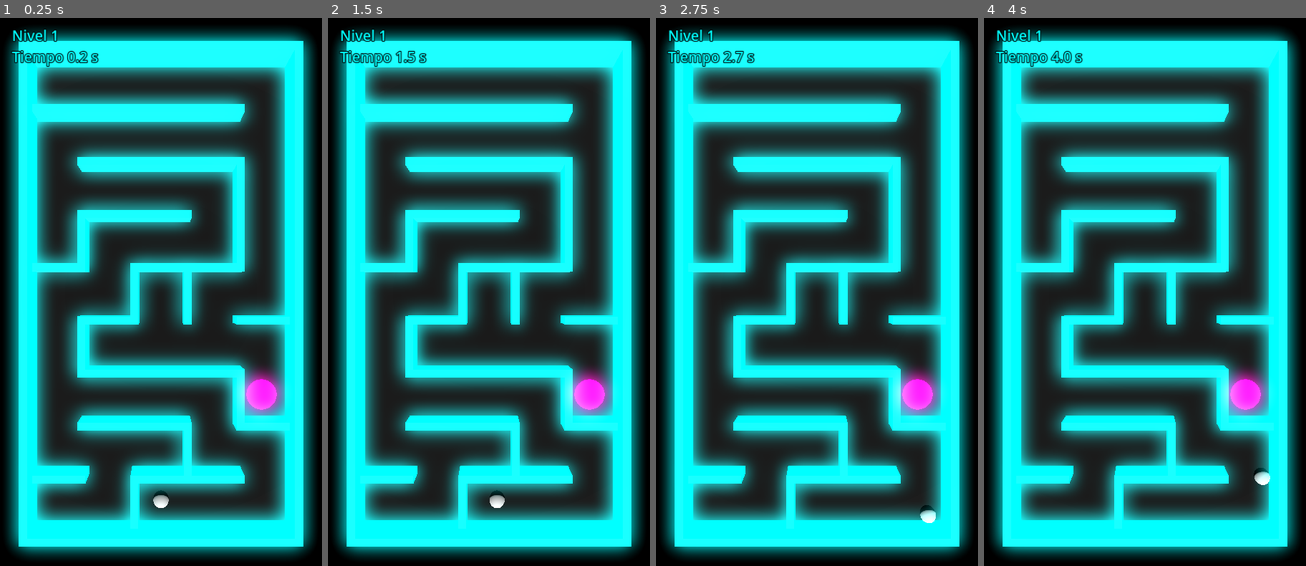
Above: before the commit, frames 1-4 (left to right).
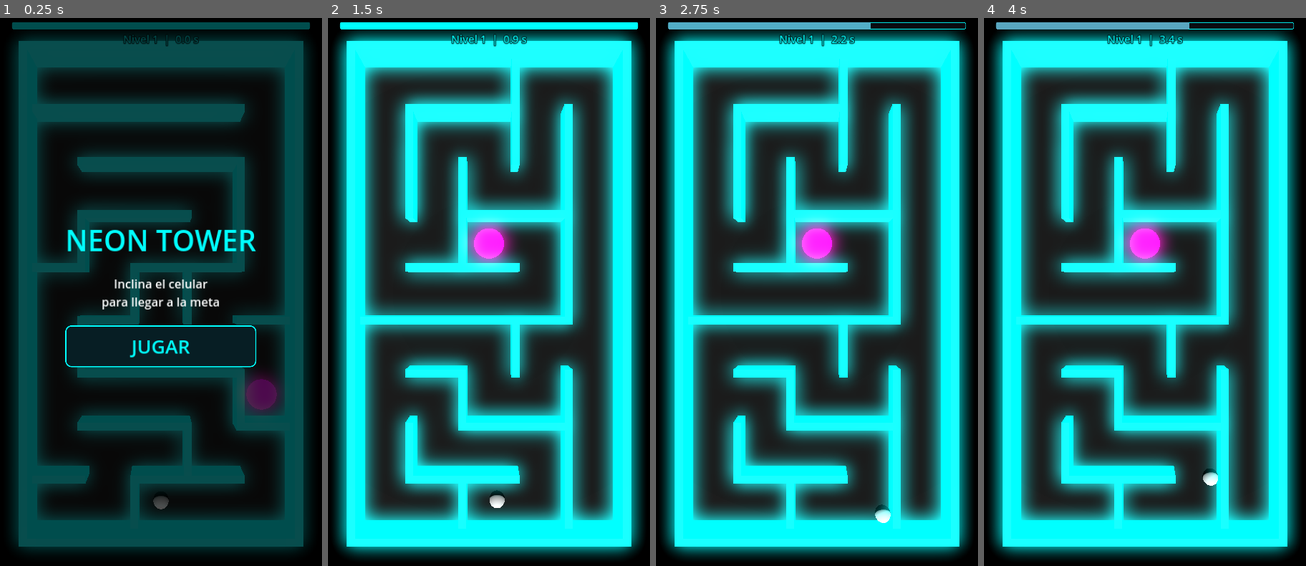
Above: after the commit, the same moments.

Repository: FranJBDev/Neon-Tower-Ball-Climb
Game: Godot game, scene res://scenes/labyrinth.tscn
Same seed, same stepped clock (60 frames per second), same inputs: the game is played once before the commit and once after it.
Inputs (mouse positions are in pixels of both pictures, inside the frame that each line leads up to):
- Up to frame 1 (0.25 s): no input
- Up to frame 2 (1.5 s): click (489, 346) at 0.5 s, where only the run after the commit has a clickable "JUGAR"; tap Enter at 1.25 s; hold Right (ui_right) from 1.28 s (still down)
- Up to frame 3 (2.75 s): release Right (ui_right) at 2.03 s; hold Down (ui_down) from 2.03 s (still down)
- Up to frame 4 (4 s): release Down (ui_down) at 2.78 s; hold Right (ui_right) 2.78-3.53 s; hold Up (ui_up) from 3.53 s (still down)

The runs differ from the first frame. In frame 1, 81% of the frame differs, in the area x 2-98%, y 0-99%; in frame 2, 32%; in frame 3, 32%; in frame 4, 31%.

Commit message:
Add: LIfe bar that decrease when ball hit the walls and starting screen

Diff:
--- a/scenes/ball.gd
+++ b/scenes/ball.gd
@@ -62,6 +62,9 @@
 	_sonido.pitch_scale = randf_range(0.9, 1.1)
 	_sonido.play()
 	Input.vibrate_handheld(int(lerpf(20.0, 60.0, f)), f)
+	var padre := get_parent()
+	if padre and padre.has_method("recibir_golpe"):
+		padre.call("recibir_golpe", impacto)
 
 
 func _crear_sonido_choque() -> AudioStreamWAV:
--- a/scenes/labyrinth.gd
+++ b/scenes/labyrinth.gd
@@ -9,10 +9,11 @@
 @export var material_pared: Material
 @export var bola: RigidBody3D
 
-var _nivel := 1
-var _tiempo := 0.0
-var _mejor := -1.0
-var _etiqueta: Label
+@export_group("Vida")
+@export var vida_max := 100.0
+@export var dano_por_impacto := 3.0   # daño por cada m/s de impacto
+@export var escalado_dano := 0.2      # +20% de daño por nivel
+@export var curacion_por_nivel := 0.4 # recupera 40% al pasar de nivel
 
 var _contenedor: Node3D
 var _mat: Material
@@ -20,16 +21,201 @@
 var _rng := RandomNumberGenerator.new()
 var _celda_inicio := Vector2i.ZERO
 
+var _nivel := 1
+var _tiempo := 0.0
+var _mejor := -1.0
+var _vida := 100.0
+
+var _etiqueta: Label
+var _barra: ProgressBar
+var _estilo_barra: StyleBoxFlat
+
+var _menu: CanvasLayer
+var _menu_titulo: Label
+var _menu_detalle: Label
+var _menu_boton: Button
+
 
 func _ready():
 	if bola == null:
-		bola = get_node_or_null("Ball") as RigidBody3D
+		for hijo in get_children():
+			if hijo is RigidBody3D:
+				bola = hijo as RigidBody3D
+	_vida = vida_max
+	_crear_hud()
+	_crear_menu()
 	generar()
-	_crear_hud()
+	_mostrar_menu("NEON TOWER", "Inclina el celular\npara llegar a la meta", "JUGAR")
+
 
 func _process(delta):
 	_tiempo += delta
 	_actualizar_hud()
+
+
+# ---------- Flujo del juego ----------
+
+func _iniciar_partida():
+	_nivel = 1
+	_tiempo = 0.0
+	_vida = vida_max
+	generar()
+	_colocar_bola()
+	_actualizar_hud()
+	_menu.visible = false
+	get_tree().paused = false
+
+
+func recibir_golpe(impacto: float):
+	if get_tree().paused or _vida <= 0.0:
+		return
+	var mult := 1.0 + escalado_dano * (_nivel - 1)
+	_vida = maxf(0.0, _vida - impacto * dano_por_impacto * mult)
+	if _vida <= 0.0:
+		call_deferred("_fin_del_juego")
+
+
+func _fin_del_juego():
+	var detalle := "Llegaste al nivel %d" % _nivel
+	if _mejor >= 0.0:
+		detalle += "\nMejor tiempo: %.1f s" % _mejor
+	_mostrar_menu("FIN DEL JUEGO", detalle, "REINTENTAR")
+
+
+func _on_meta_alcanzada(body: Node3D):
+	if body is RigidBody3D:
+		call_deferred("_nuevo_nivel")
+
+
+func _nuevo_nivel():
+	if _mejor < 0.0 or _tiempo < _mejor:
+		_mejor = _tiempo
+	_nivel += 1
+	_tiempo = 0.0
+	_vida = minf(vida_max, _vida + vida_max * curacion_por_nivel)
+	if semilla != 0:
+		semilla += 1
+	generar()
+	_colocar_bola()
+	_actualizar_hud()
+
+
+func _colocar_bola():
+	if bola:
+		var p := _centro_celda(_celda_inicio.x, _celda_inicio.y)
+		bola.global_position = to_global(p + Vector3(0, 0.6, 0))
+		bola.linear_velocity = Vector3.ZERO
+		bola.angular_velocity = Vector3.ZERO
+
+
+# ---------- Interfaz ----------
+
+func _crear_hud():
+	var capa := CanvasLayer.new()
+	add_child(capa)
+
+	# Barra de vida: delgada, arriba y de lado a lado
+	_barra = ProgressBar.new()
+	_barra.show_percentage = false
+	_barra.max_value = vida_max
+	var fondo := StyleBoxFlat.new()
+	fondo.bg_color = Color(0.05, 0.05, 0.08, 0.8)
+	fondo.border_color = Color(0, 1, 1)
+	fondo.set_border_width_all(2)
+	fondo.set_corner_radius_all(6)
+	_estilo_barra = StyleBoxFlat.new()
+	_estilo_barra.bg_color = Color(0, 1, 1)
+	_estilo_barra.set_corner_radius_all(6)
+	_barra.add_theme_stylebox_override("background", fondo)
+	_barra.add_theme_stylebox_override("fill", _estilo_barra)
+	capa.add_child(_barra)
+	_barra.set_anchors_and_offsets_preset(Control.PRESET_TOP_WIDE)
+	_barra.offset_left = 40
+	_barra.offset_right = -40
+	_barra.offset_top = 50
+	_barra.offset_bottom = 74
+
+	# Texto en una sola línea debajo de la barra
+	_etiqueta = Label.new()
+	_etiqueta.horizontal_alignment = HORIZONTAL_ALIGNMENT_CENTER
+	_etiqueta.add_theme_font_size_override("font_size", 36)
+	_etiqueta.add_theme_color_override("font_color", Color(0, 1, 1))
+	_etiqueta.add_theme_color_override("font_outline_color", Color.BLACK)
+	_etiqueta.add_theme_constant_override("outline_size", 8)
+	capa.add_child(_etiqueta)
+	_etiqueta.set_anchors_and_offsets_preset(Control.PRESET_TOP_WIDE)
+	_etiqueta.offset_left = 40
+	_etiqueta.offset_right = -40
+	_etiqueta.offset_top = 82
+
+	_actualizar_hud()
+
+
+func _actualizar_hud():
+	var texto := "Nivel %d  |  %.1f s" % [_nivel, _tiempo]
+	if _mejor >= 0.0:
+		texto += "  |  Mejor %.1f s" % _mejor
+	_etiqueta.text = texto
+	_barra.value = _vida
+	_estilo_barra.bg_color = Color(1, 0, 0.3).lerp(Color(0, 1, 1), _vida / vida_max)
+
+func _crear_menu():
+	var cian := Color(0, 1, 1)
+
+	_menu = CanvasLayer.new()
+	_menu.layer = 10
+	_menu.process_mode = Node.PROCESS_MODE_ALWAYS
+	add_child(_menu)
+
+	var velo := ColorRect.new()
+	velo.color = Color(0, 0, 0, 0.7)
+	_menu.add_child(velo)
+	velo.set_anchors_and_offsets_preset(Control.PRESET_FULL_RECT)
+
+	var centro := CenterContainer.new()
+	_menu.add_child(centro)
+	centro.set_anchors_and_offsets_preset(Control.PRESET_FULL_RECT)
+
+	var caja := VBoxContainer.new()
+	caja.add_theme_constant_override("separation", 50)
+	centro.add_child(caja)
+
+	_menu_titulo = Label.new()
+	_menu_titulo.horizontal_alignment = HORIZONTAL_ALIGNMENT_CENTER
+	_menu_titulo.add_theme_font_size_override("font_size", 96)
+	_menu_titulo.add_theme_color_override("font_color", cian)
+	caja.add_child(_menu_titulo)
+
+	_menu_detalle = Label.new()
+	_menu_detalle.horizontal_alignment = HORIZONTAL_ALIGNMENT_CENTER
+	_menu_detalle.add_theme_font_size_override("font_size", 40)
+	caja.add_child(_menu_detalle)
+
+	_menu_boton = Button.new()
+	_menu_boton.custom_minimum_size = Vector2(500, 140)
+	_menu_boton.add_theme_font_size_override("font_size", 64)
+	var estilo := StyleBoxFlat.new()
+	estilo.bg_color = Color(0.03, 0.12, 0.14)
+	estilo.border_color = cian
+	estilo.set_border_width_all(4)
+	estilo.set_corner_radius_all(20)
+	for nombre in ["normal", "hover", "pressed", "focus"]:
+		_menu_boton.add_theme_stylebox_override(nombre, estilo)
+	for nombre in ["font_color", "font_hover_color", "font_pressed_color", "font_focus_color"]:
+		_menu_boton.add_theme_color_override(nombre, cian)
+	_menu_boton.pressed.connect(_iniciar_partida)
+	caja.add_child(_menu_boton)
+
+
+func _mostrar_menu(titulo: String, detalle: String, boton: String):
+	_menu_titulo.text = titulo
+	_menu_detalle.text = detalle
+	_menu_boton.text = boton
+	_menu.visible = true
+	get_tree().paused = true
+
+
+# ---------- Laberinto ----------
 
 func generar():
 	if semilla == 0:
@@ -84,7 +270,6 @@
 				pared_abajo[sig.x][sig.y] = false
 			visitada[sig.x][sig.y] = true
 			pila.append(sig)
-			# La celda más profunda del recorrido es la más lejana
 			if pila.size() > prof_max:
 				prof_max = pila.size()
 				meta = sig
@@ -161,26 +346,6 @@
 
 	area.body_entered.connect(_on_meta_alcanzada)
 	_contenedor.add_child(area)
-
-
-func _on_meta_alcanzada(body: Node3D):
-	if body == bola:
-		call_deferred("_nuevo_nivel")
-
-
-func _nuevo_nivel():
-	if semilla != 0:
-		semilla += 1
-	if _mejor < 0.0 or _tiempo < _mejor:
-		_mejor = _tiempo
-	_nivel += 1
-	_tiempo = 0.0
-	generar()
-	if bola:
-		var p := _centro_celda(_celda_inicio.x, _celda_inicio.y)
-		bola.global_position = to_global(p + Vector3(0, 0.6, 0))
-		bola.linear_velocity = Vector3.ZERO
-		bola.angular_velocity = Vector3.ZERO
 
 
 func _obtener_material() -> Material:
@@ -205,21 +370,3 @@
 		m.emission_energy_multiplier = 3.0
 		_mat_meta = m
 	return _mat_meta
-
-func _crear_hud():
-	var capa := CanvasLayer.new()
-	add_child(capa)
-	_etiqueta = Label.new()
-	_etiqueta.position = Vector2(40, 60)
-	_etiqueta.add_theme_font_size_override("font_size", 48)
-	_etiqueta.add_theme_color_override("font_color", Color(0, 1, 1))
-	_etiqueta.add_theme_color_override("font_outline_color", Color.BLACK)
-	_etiqueta.add_theme_constant_override("outline_size", 10)
-	capa.add_child(_etiqueta)
-
-
-func _actualizar_hud():
-	var texto := "Nivel %d\nTiempo %.1f s" % [_nivel, _tiempo]
-	if _mejor >= 0.0:
-		texto += "\nMejor %.1f s" % _mejor
-	_etiqueta.text = texto
